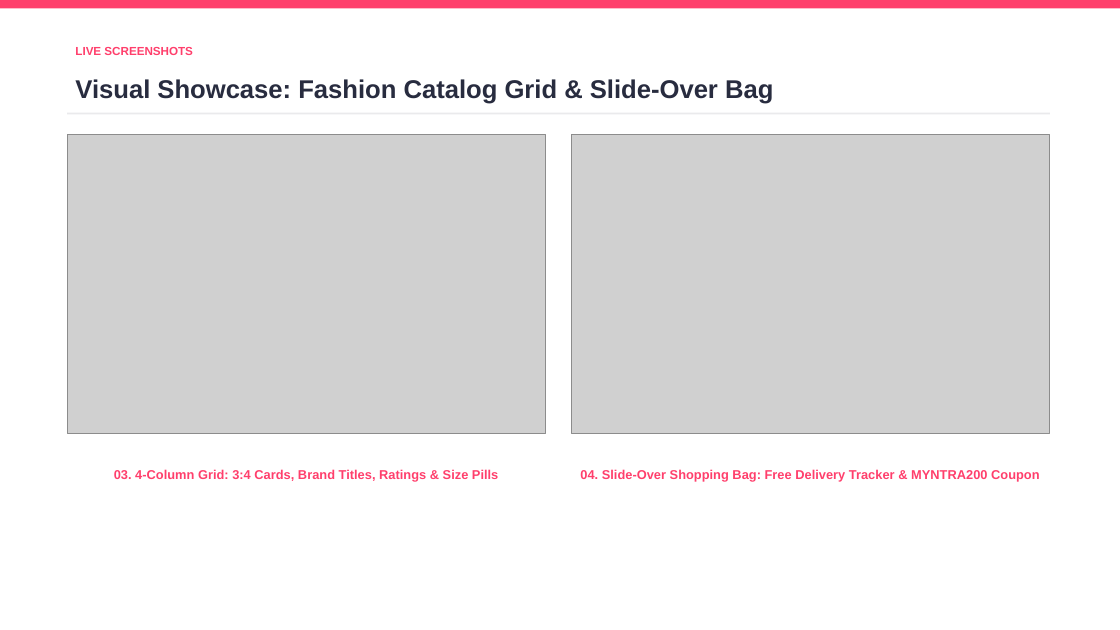
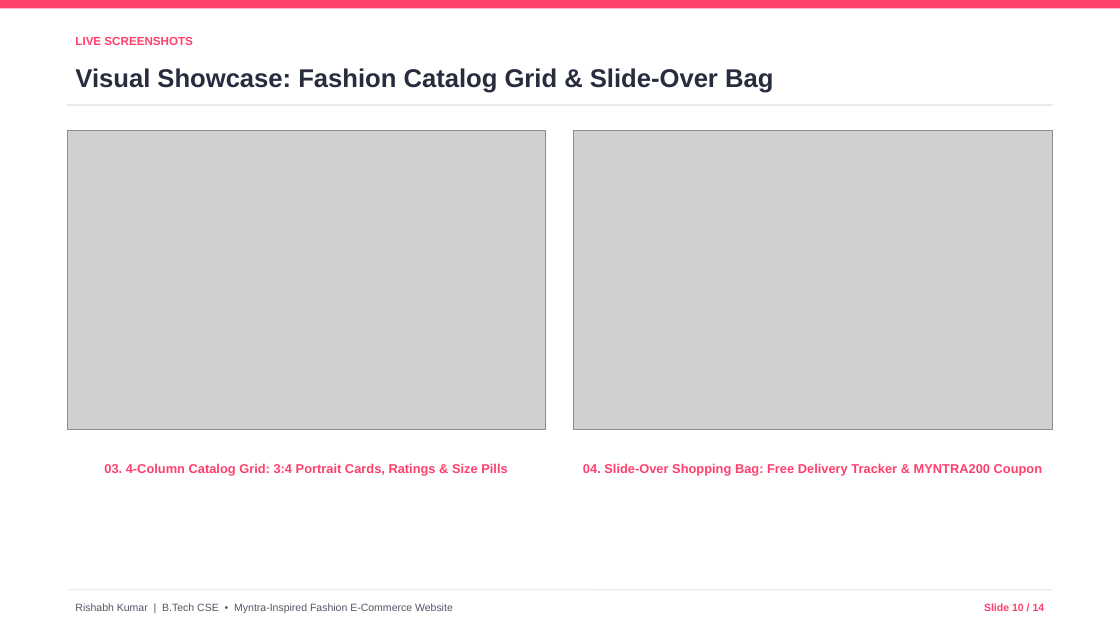
Before and after one commit to krishabh7928-jpg/meesho-clone-, a slide deck: slide 10 of Myntra_Fashion_BTech_Project_Presentation.pptx. Drawn at 1120x630 pixels with LibreOffice and Linux fonts; fonts in the diff are those of the drawing; grey boxes stand for pictures. Boxes give left, top, right and bottom in pixels: in the first picture for what was removed or moved away, otherwise in the second. Text is boxed around its words. In the diff, an @@ line names an element or a change of style, - is before the commit and + after.

```diff
--- a/Myntra_Fashion_BTech_Project_Presentation.pptx
+++ b/Myntra_Fashion_BTech_Project_Presentation.pptx
@@ text "LIVE SCREENSHOTS": place and size @@
-text "LIVE SCREENSHOTS" at [75, 47, 193, 55]
+text "LIVE SCREENSHOTS" at [75, 37, 193, 45]
@@ text "Visual Showcase: Fashion Catalog Grid ...": place and size @@
-text "Visual Showcase: Fashion Catalog Grid ..." at [75, 79, 773, 104]
+text "Visual Showcase: Fashion Catalog Grid ..." at [75, 68, 773, 93]
@@ line moved from (67, 113) - (1050, 113) to (67, 105) - (1053, 105) @@
@@ picture: place and size @@
-picture at [67, 134, 546, 434]
+picture at [67, 130, 546, 429]
@@ picture: place and size @@
-picture at [571, 134, 1050, 434]
+picture at [574, 130, 1053, 429]
@@ text "04. Slide-Over Shopping Bag: Free ...": place and size @@
-text "04. Slide-Over Shopping Bag: Free ..." at [580, 469, 1040, 482]
+text "04. Slide-Over Shopping Bag: Free ..." at [583, 463, 1043, 476]
@@ text at [104, 463, 507, 476]: text changed @@
-03. 4-Column Grid: 3:4 Cards, Brand Titles, Ratings & Size Pills
+03. 4-Column Catalog Grid: 3:4 Portrait Cards, Ratings & Size Pills
@@ line added from (67, 590) to (1053, 590), #EAEAEC 1 pt @@
@@ text added at [75, 603, 453, 613], 9 pt, text #535766 @@
+Rishabh Kumar | B.Tech CSE • Myntra-Inspired Fashion E-Commerce Website
@@ text added at [984, 603, 1045, 611], 9 pt, text #FF3F6C, bold @@
+Slide 10 / 14
```
Also in this commit, not shown: 12 other slides changed, 1 slide added, 1 slide removed, 3 other files.
